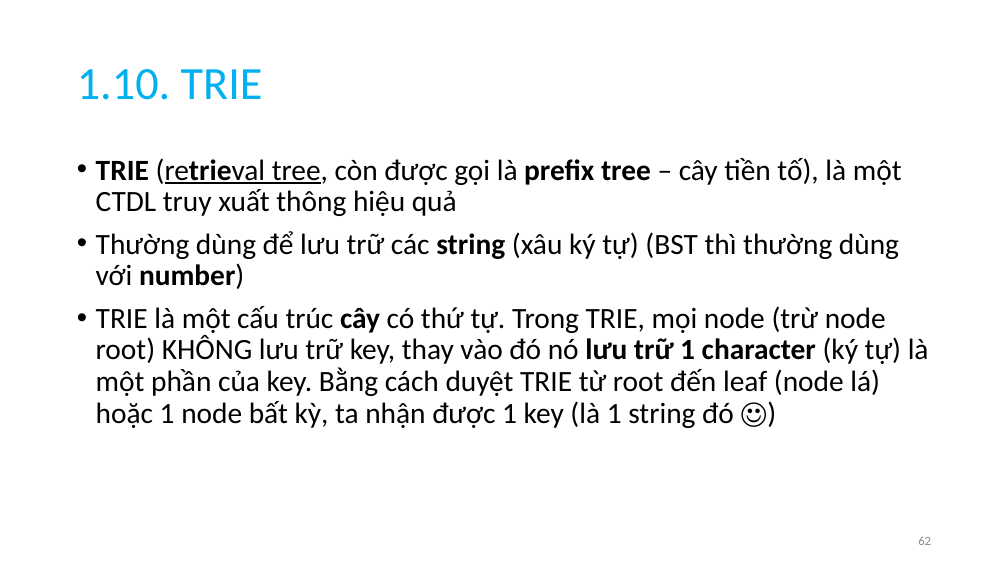
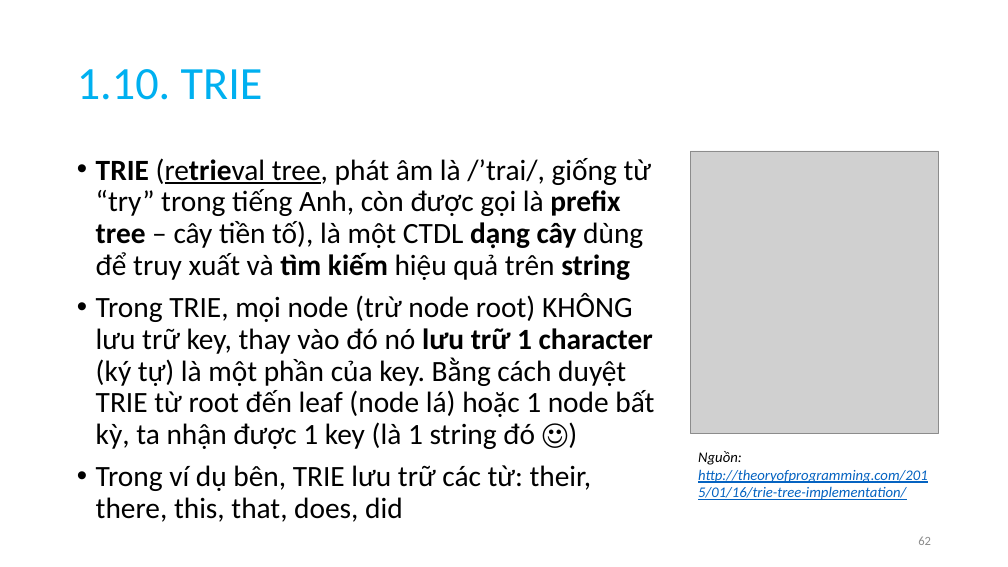
Before and after one commit to anhtuta/Notes, a slide deck: slide 62 of DSA.pptx. Drawn at 1008x567 pixels with LibreOffice and Linux fonts; fonts in the diff are those of the drawing; grey boxes stand for pictures. Boxes give left, top, right and bottom in pixels: in the first picture for what was removed or moved away, otherwise in the second. Text is boxed around its words. In the diff, an @@ line names an element or a change of style, - is before the commit and + after.

Commit message:
Update DSA slide: done

```diff
--- a/DSA.pptx
+++ b/DSA.pptx
@@ text at (96, 158, 654, 522): text changed @@
-• TRIE (retrieval tree, còn được gọi là prefix tree – cây tiền tố), là một CTDL truy xuất thông hiệu quả
-• Thường dùng để lưu trữ các string (xâu ký tự) (BST thì thường dùng với number)
-• TRIE là một cấu trúc cây có thứ tự. Trong TRIE, mọi node (trừ node root) KHÔNG lưu trữ key, thay vào đó nó lưu trữ 1 character (ký tự) là một phần của key. Bằng cách duyệt TRIE từ root đến leaf (node lá) hoặc 1 node bất kỳ, ta nhận được 1 key (là 1 string đó ☺)
+• TRIE (retrieval tree, phát âm là /’trai/, giống từ “try” trong tiếng Anh, còn được gọi là prefix tree – cây tiền tố), là một CTDL dạng cây dùng để truy xuất và tìm kiếm hiệu quả trên string
+• Trong TRIE, mọi node (trừ node root) KHÔNG lưu trữ key, thay vào đó nó lưu trữ 1 character (ký tự) là một phần của key. Bằng cách duyệt TRIE từ root đến leaf (node lá) hoặc 1 node bất kỳ, ta nhận được 1 key (là 1 string đó ☺)
+• Trong ví dụ bên, TRIE lưu trữ các từ: their, there, this, that, does, did
@@ picture added at (691, 151, 939, 433) @@
@@ text added at (698, 451, 928, 500), 14 pt, text #0563C1, italic, underline @@
+Nguồn: http://theoryofprogramming.com/2015/01/16/trie-tree-implementation/
```
Also in this commit, not shown: 27 other slides changed, 4 slides added, 1 slide removed.
